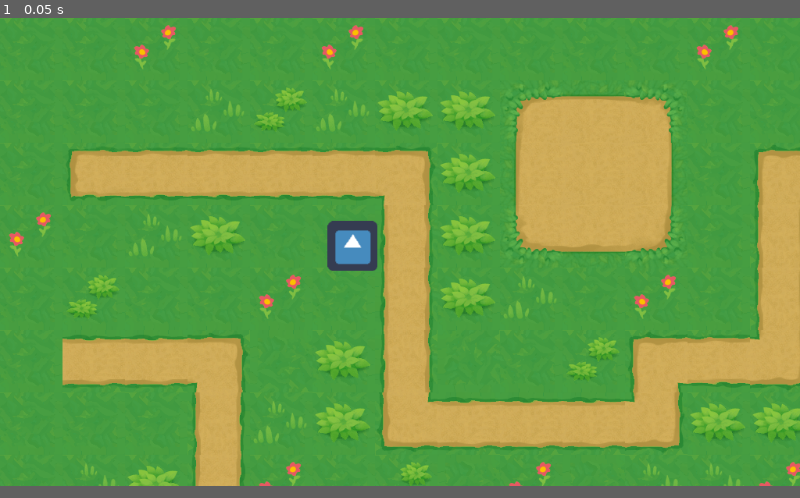
Above: before the commit, frame 1.
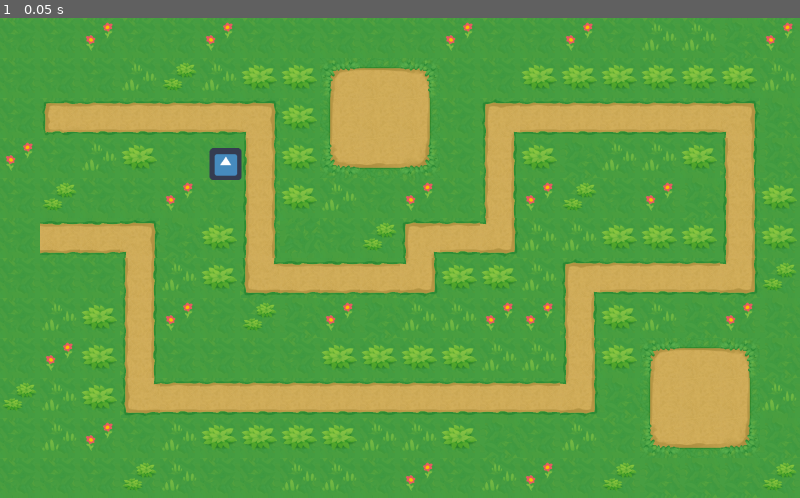
Above: after the commit, the same moment.

Repository: alexandrepeluchi/godot-pathfinding
Game: Godot game, scene res://Level/Pathfinding.tscn
Two runs of this game, one before a commit and one after it. Both use one fixed random seed, a clock stepped at 60 frames per second and the inputs below. Before the commit the project has no main scene; this scene is started directly in both runs. The engine's default icon, where the game draws it, is replaced by a stand-in: a white triangle on a blue panel in a dark square.
Inputs:
- Up to frame 1 (0.05 s): no input
In our replay, the window is 800x468 before the commit and 800x480 after it. These sizes can differ from the game's own. Grey fills any space a smaller window leaves; there, only what the larger window draws over its background counts as a difference.

The runs differ from the first frame. In frame 1, 43% of the frame differs, in the area x 0-100%, y 0-99%.

Commit message:
Alteração na resolução da tela

Diff:
--- a/default_env.tres
+++ b/default_env.tres
@@ -1,5 +1,7 @@
 [gd_resource type="Environment" load_steps=2 format=2]
+
 [sub_resource type="ProceduralSky" id=1]
+
 [resource]
 background_mode = 2
 background_sky = SubResource( 1 )
--- a/project.godot
+++ b/project.godot
@@ -16,7 +16,13 @@
 [application]
 
 config/name="Pathfinding"
+run/main_scene="res://Level/Pathfinding.tscn"
 config/icon="res://icon.png"
+
+[display]
+
+window/size/width=1600
+window/size/height=960
 
 [rendering]
 
